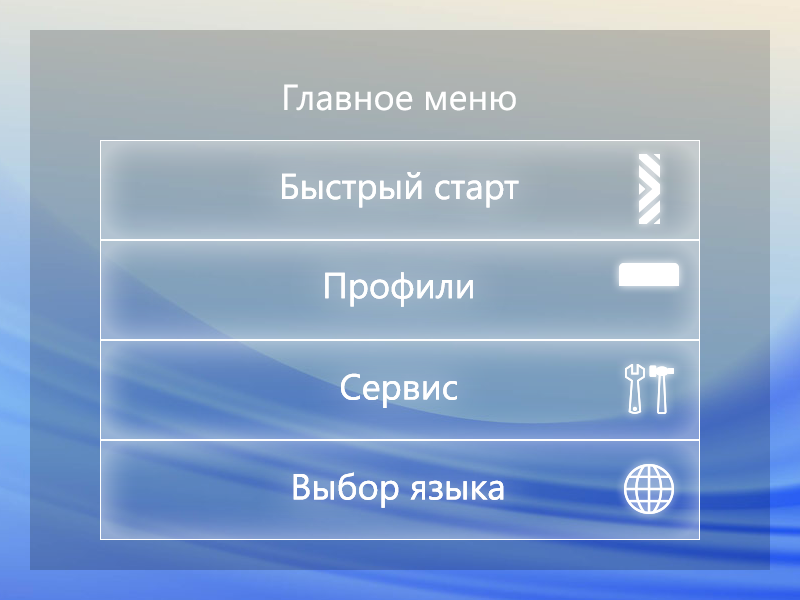
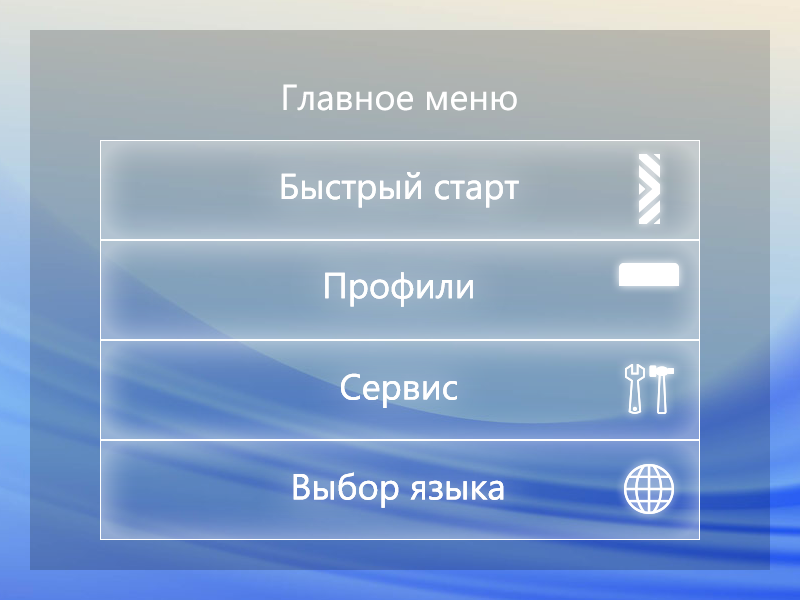
Before/after of a 800 x 600 layered artwork. What changed in the layer stack:
painted on "Главное меню" over [283, 84, 517, 111]
painted on "Быстрый старт" (1st of 2, in "Menu" › "Menu Items (pressed)" › "Menu Item 1") over [281, 172, 519, 208]
painted on "Быстрый старт" (2nd of 2, in "Menu" › "Menu Items" › "Menu Item 1") over [281, 172, 519, 208]
